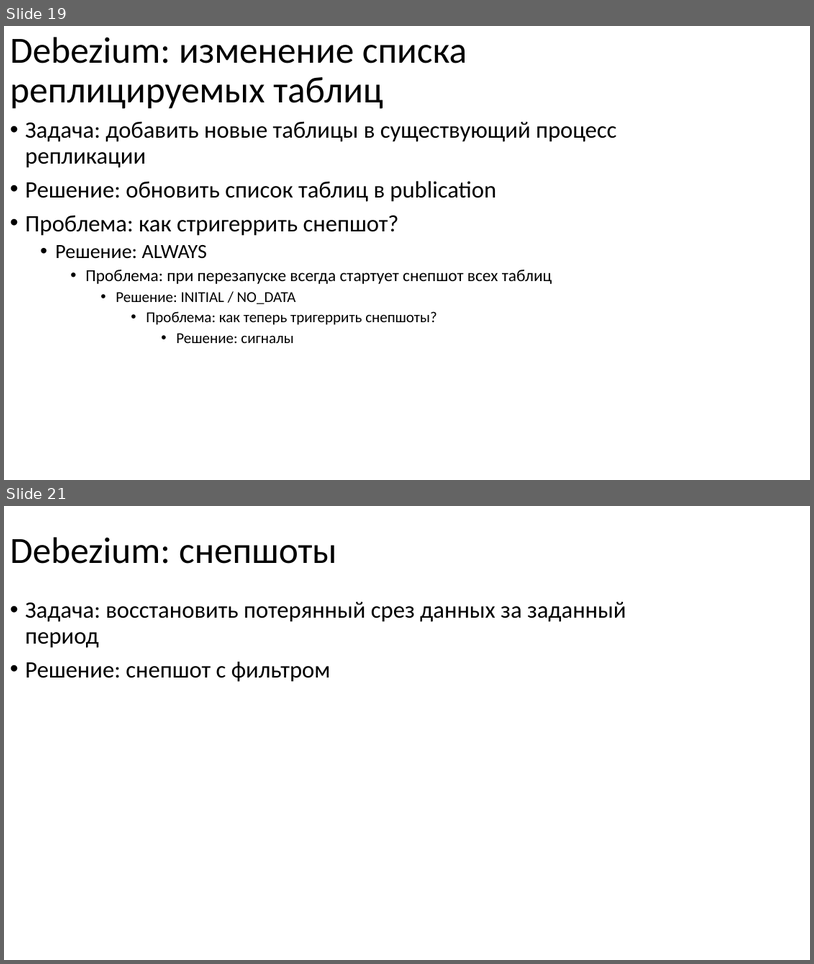
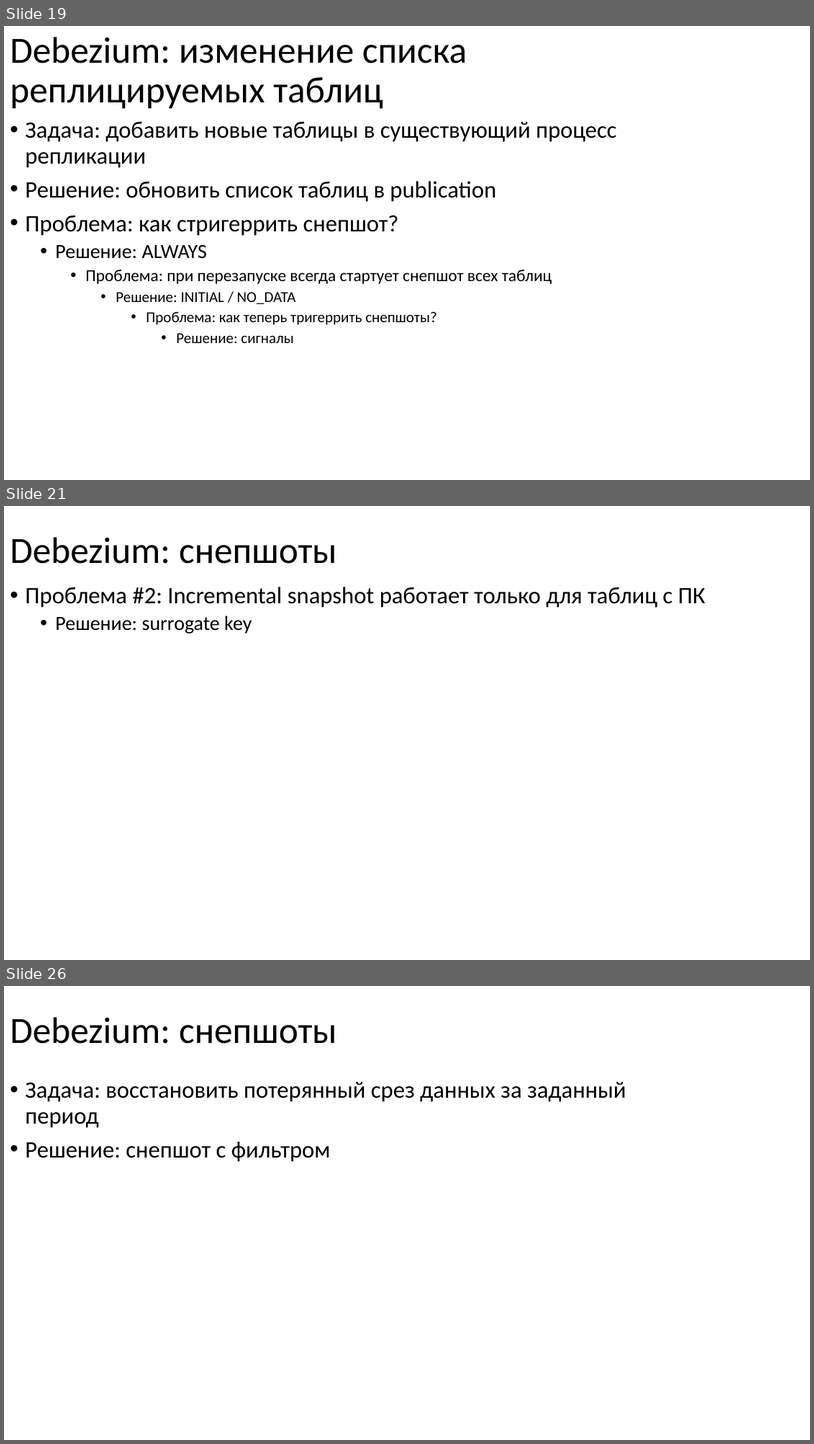
Before and after one commit to nryanov/presentations, a slide deck: smartdata/cdc-via-debezium/debezium-smartdata2025.pptx. Shown one above the other, each under a label of ours: slides 19 and 21 before the commit, slides 19, 21 and 26 after it; the slides between them are not shown. The pictures are 814x964 and 814x1444 pixels, drawn with LibreOffice and Linux fonts; fonts in the diff are those of the drawing. Boxes give left, top, right and bottom in pixels: in the first picture for what was removed or moved away, otherwise in the second. Text is boxed around its words. In the diff, an @@ line names an element or a change of style, - is before the commit and + after.

Commit message:
doc: update debezium presentation

```diff
--- a/smartdata/cdc-via-debezium/debezium-smartdata2025.pptx
+++ b/smartdata/cdc-via-debezium/debezium-smartdata2025.pptx
@@ slide 21 added at [4,506,810,960], background #FFFFFF @@
@@ title added at [10,537,337,564], 44 pt, text #000000 @@
+Debezium: снепшоты
@@ text added at [25,587,706,633], 28 pt, text #000000 @@
+• Проблема #2: Incremental snapshot работает только для таблиц с ПК
+  • Решение: surrogate key
@@ what was slide 21 is now slide 26 @@
```
Also in this commit, not shown: 1 slide changed, 4 other slides added.
